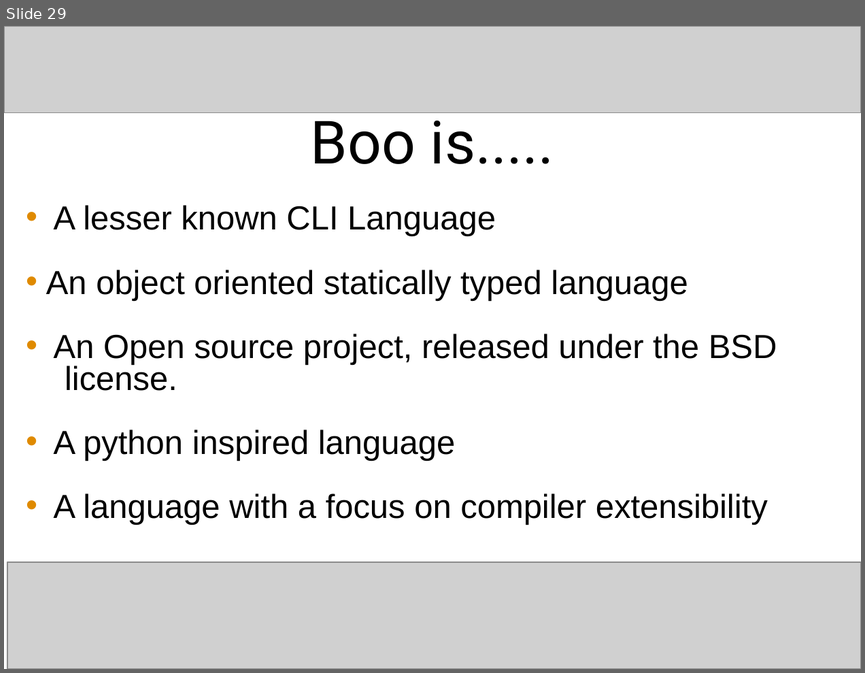
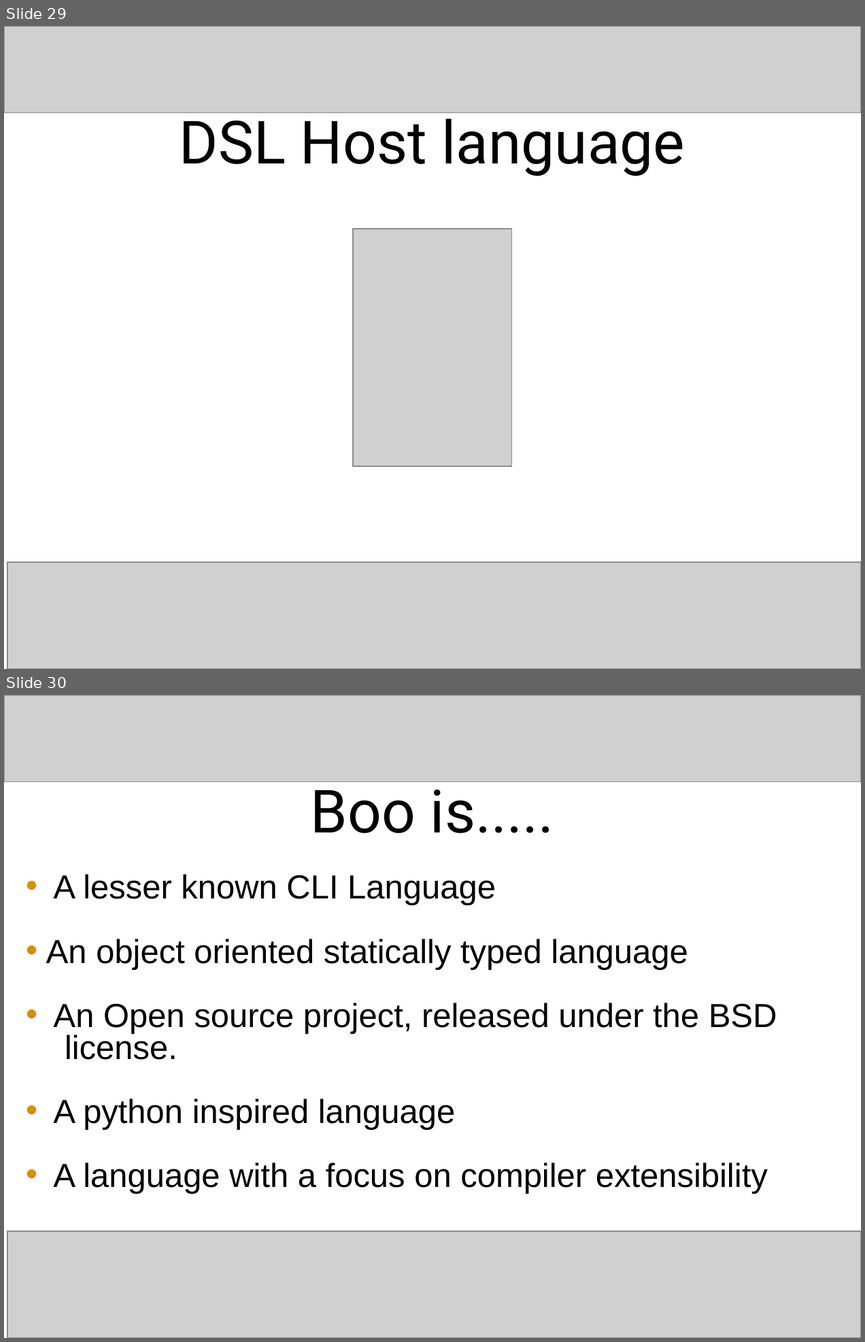
Before and after one commit to craignicol/scotaltdotnet, a slide deck: seattle/HORN Pres.ppt. Shown one above the other, each under a label of ours: slide 29 before the commit, slides 29 and 30 after it. The pictures are 865x673 and 865x1342 pixels, drawn with LibreOffice and Linux fonts; fonts in the diff are those of the drawing; grey boxes stand for pictures. Boxes give left, top, right and bottom in pixels: in the first picture for what was removed or moved away, otherwise in the second. Text is boxed around its words. In the diff, an @@ line names an element or a change of style, - is before the commit and + after.

```diff
--- a/seattle/HORN Pres.ppt
+++ b/seattle/HORN Pres.ppt
@@ slide 29 added at [4,26,861,669], background #FFFFFF @@
@@ picture added at [4,26,861,112] @@
@@ text added at [179,109,685,176], 50 pt, text #000000 @@
+DSL Host language
@@ picture added at [353,228,511,465] @@
@@ picture added at [7,563,861,669] @@
@@ what was slide 29 is now slide 30 @@
```
Also in this commit, not shown: 1 slide changed, 1 other slide added, 1 slide removed.
